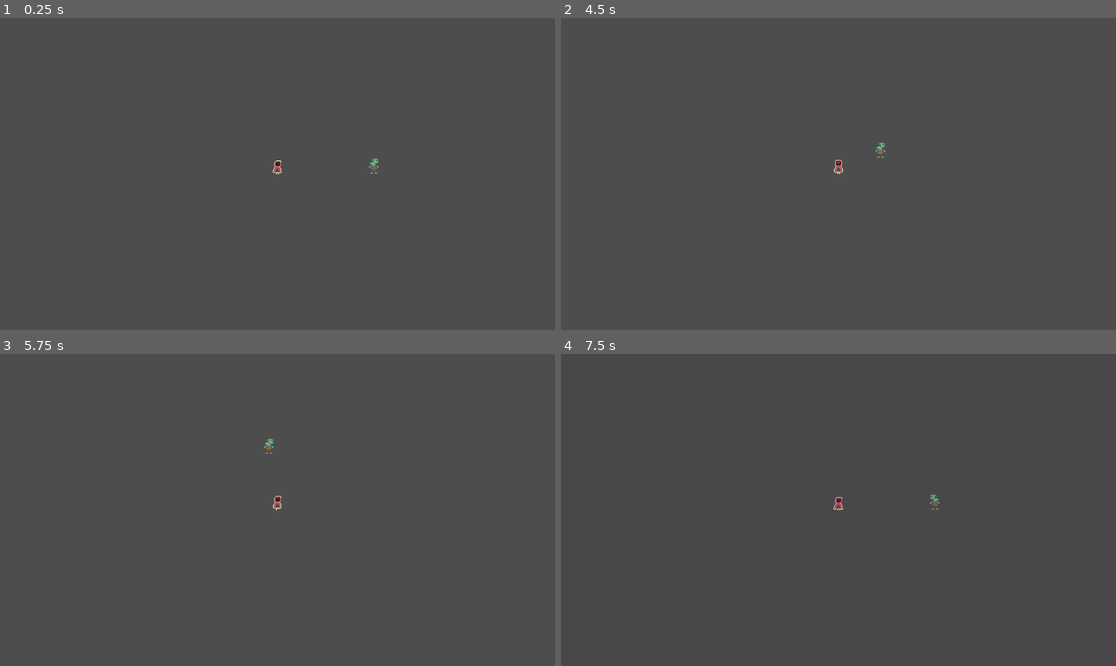
Above: before the commit, frames 1-4 (two rows, left to right).
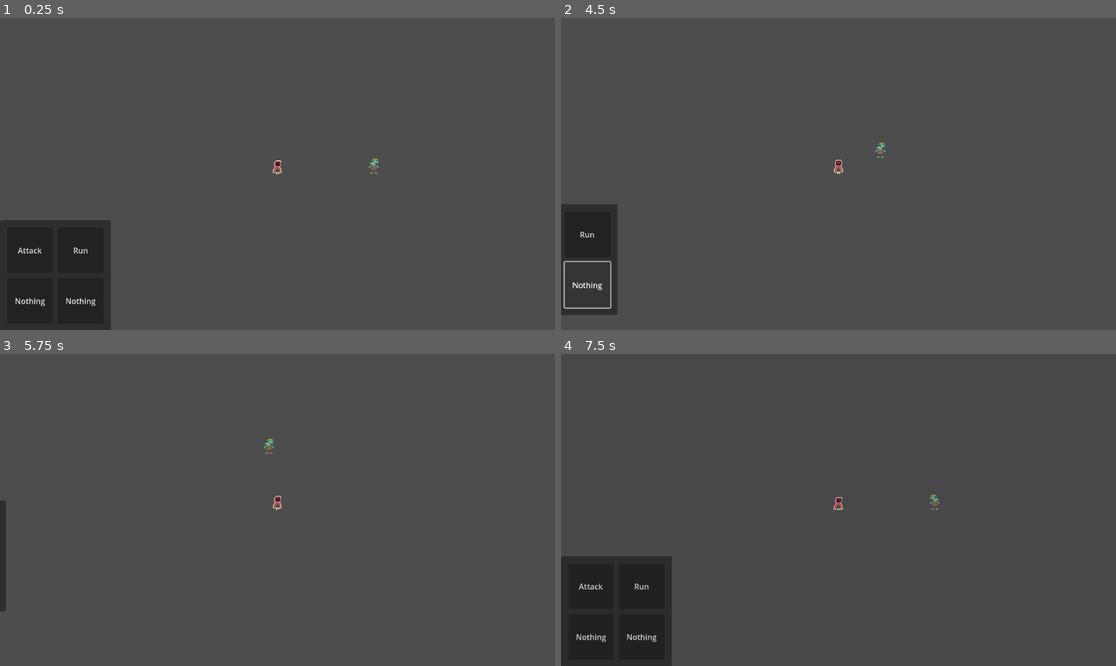
Above: after the commit, the same moments.

Repository: lumodevteam/sovle-squad
Game: Godot game, scene res://scenes/global/battle/battle.tscn
Same seed, same stepped clock (60 frames per second), same inputs: the game is played once before the commit and once after it. This scene is started directly instead of the project's main scene.
Inputs (mouse positions are in pixels of both pictures, inside the frame that each line leads up to):
- Up to frame 1 (0.25 s): no input
- Up to frame 2 (4.5 s): click (588, 248) at 0.5 s, where only the run after the commit has a clickable "Attack"; click (644, 248) at 1.25 s, where only the run after the commit has a clickable "Run"; click (588, 301) at 2 s, where only the run after the commit has a clickable "Nothing"; click (644, 301) at 2.75 s, where only the run after the commit has a clickable "Nothing"; tap Enter at 3.5 s; hold D (right) 3.53-4.28 s; hold E (interact) 3.53-4.28 s; hold S (down) from 4.28 s (still down); tap Shift (sprint) at 4.35 s
- Up to frame 3 (5.75 s): release S (down) at 5.03 s; hold D (right) from 5.03 s (still down); hold E (interact) from 5.03 s (still down)
- Up to frame 4 (7.5 s): release D (right) at 5.78 s; release E (interact) at 5.78 s; hold W (up) 5.78-6.53 s; tap Shift (sprint) at 5.85, 7.35 s; tap Space at 6.5 s; hold E (interact) 6.53-7.28 s; hold A (left) from 6.53 s (still down)

The runs differ from the first frame. In frame 1, 6.9% of the frame differs, in the area x 0-20%, y 64-100%; in frame 2, 2.4%; in frame 3, 0.4%; in frame 4, 6.9%.

Commit message:
Added attacking gui

Diff:
--- a/solve-squad/scenes/global/battle/battle.gd
+++ b/solve-squad/scenes/global/battle/battle.gd
@@ -7,7 +7,7 @@
 func battle(player, enemy) -> void: # battle function
 	Navigation.change_scene(Navigation.battle_scene)
 
-	# camera.make_current()
+	var camera
 	battling = true
 
 	var mid: int = player.lvl
--- a/solve-squad/scenes/global/battle/battle.tscn
+++ b/solve-squad/scenes/global/battle/battle.tscn
@@ -1,11 +1,40 @@
-[gd_scene load_steps=4 format=3 uid="uid://dqu1bdl7daoaa"]
+[gd_scene load_steps=5 format=3 uid="uid://dqu1bdl7daoaa"]
 
-[ext_resource type="Script" uid="uid://yyqw0uyadw73" path="res://scenes/global/battle/battle.gd" id="1_v2tsk"]
 [ext_resource type="PackedScene" uid="uid://c4ptsnun1j3k2" path="res://scenes/entities/enemy/enemy.tscn" id="2_qrdqo"]
 [ext_resource type="PackedScene" uid="uid://d2y41t1gddvi0" path="res://scenes/entities/player/player.tscn" id="3_aucy0"]
+[ext_resource type="PackedScene" uid="uid://b0jnhnrqsshx0" path="res://scenes/global/battle/battle_gui.tscn" id="3_v2tsk"]
+
+[sub_resource type="GDScript" id="GDScript_b1xms"]
+script/source = "extends Node
+
+var battling: bool = false # is there a battle happening
+var rng = RandomNumberGenerator.new()
+var weights = PackedFloat32Array([0.5, 0.7, 1, 0.7, 0.5])
+
+func battle(player, enemy) -> void: # battle function
+
+	# camera.make_current()
+	battling = true
+
+	var mid: int = player.lvl
+	var enemy_lvls: Array = [mid - 2, mid - 1, mid, mid + 1, mid + 2]
+
+	enemy.lvl = enemy_lvls[rng.rand_weighted(weights)] # picks a random lvl for the enemy
+
+	if enemy.lvl <= 0:
+		enemy.lvl = 1
+
+	var dmg: int # damage
+
+	while player.health > 0 and enemy.health > 0:
+		dmg = player.attack() # player attacks first
+		enemy.health -= dmg
+		dmg = enemy.attack()
+		player.health -= dmg
+"
 
 [node name="Battle" type="Node2D"]
-script = ExtResource("1_v2tsk")
+script = SubResource("GDScript_b1xms")
 
 [node name="Enemy" parent="." instance=ExtResource("2_qrdqo")]
 position = Vector2(100, 0)
@@ -14,3 +43,9 @@
 position = Vector2(-100, 0)
 
 [node name="Camera2D" type="Camera2D" parent="."]
+
+[node name="BattleGui" parent="." instance=ExtResource("3_v2tsk")]
+offset_left = -676.0
+offset_top = 326.0
+offset_right = -676.0
+offset_bottom = 326.0
--- /dev/null
+++ b/solve-squad/scenes/global/battle/battle_gui.tscn
@@ -0,0 +1,73 @@
+[gd_scene load_steps=4 format=3 uid="uid://b0jnhnrqsshx0"]
+
+[sub_resource type="Theme" id="Theme_0rgck"]
+
+[sub_resource type="Theme" id="Theme_eghyr"]
+
+[sub_resource type="Theme" id="Theme_eq12t"]
+
+[node name="BattleGui" type="Control"]
+layout_mode = 3
+anchors_preset = 15
+anchor_right = 1.0
+anchor_bottom = 1.0
+grow_horizontal = 2
+grow_vertical = 2
+size_flags_horizontal = 2
+size_flags_vertical = 0
+
+[node name="Panel" type="Panel" parent="."]
+layout_mode = 1
+anchors_preset = 2
+anchor_top = 1.0
+anchor_bottom = 1.0
+offset_top = -230.0
+offset_right = 230.0
+grow_vertical = 0
+localize_numeral_system = false
+theme = SubResource("Theme_0rgck")
+
+[node name="GridContainer" type="GridContainer" parent="Panel"]
+layout_mode = 1
+anchors_preset = 8
+anchor_left = 0.5
+anchor_top = 0.5
+anchor_right = 0.5
+anchor_bottom = 0.5
+offset_left = -100.0
+offset_top = -100.0
+offset_right = 100.0
+offset_bottom = 100.0
+grow_horizontal = 2
+grow_vertical = 2
+theme = SubResource("Theme_eghyr")
+theme_override_constants/h_separation = 10
+theme_override_constants/v_separation = 10
+columns = 2
+
+[node name="Button" type="Button" parent="Panel/GridContainer"]
+layout_mode = 2
+size_flags_horizontal = 3
+size_flags_vertical = 3
+theme = SubResource("Theme_eq12t")
+text = "Attack"
+
+[node name="Button2" type="Button" parent="Panel/GridContainer"]
+layout_mode = 2
+size_flags_horizontal = 3
+theme = SubResource("Theme_eq12t")
+text = "Run"
+
+[node name="Button3" type="Button" parent="Panel/GridContainer"]
+layout_mode = 2
+size_flags_horizontal = 3
+size_flags_vertical = 3
+theme = SubResource("Theme_eq12t")
+text = "Nothing"
+
+[node name="Button4" type="Button" parent="Panel/GridContainer"]
+layout_mode = 2
+size_flags_horizontal = 3
+size_flags_vertical = 3
+theme = SubResource("Theme_eq12t")
+text = "Nothing"
